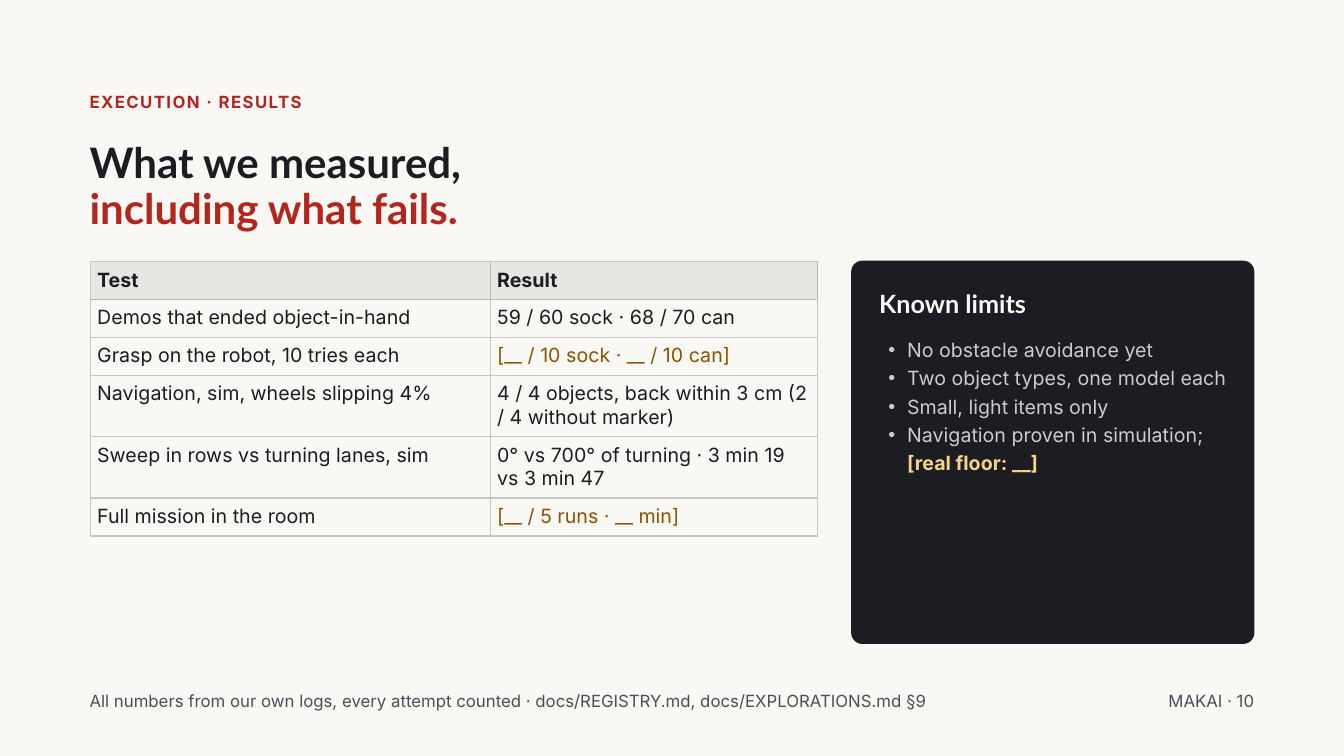
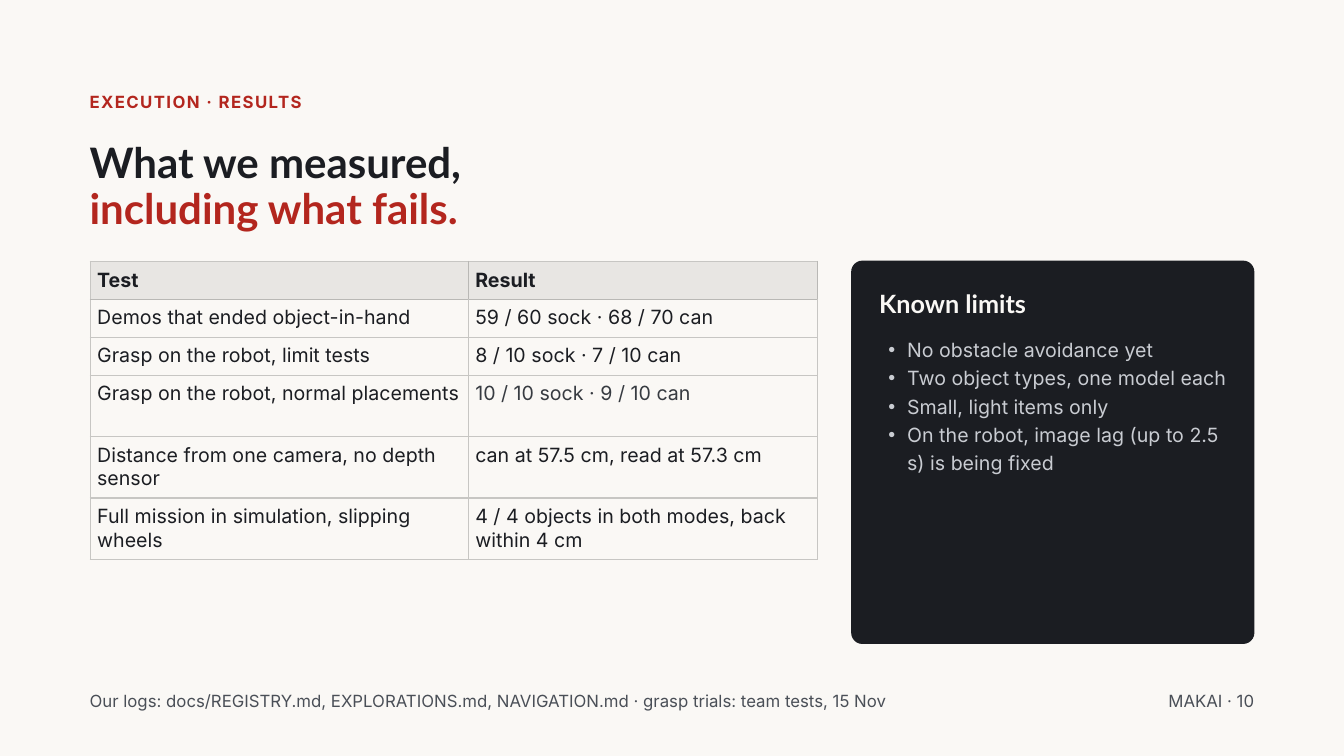
Before and after one commit to AliGhemires/MAKAI, a slide deck: slide 9 of MAKAI pitch.pptx. Drawn at 1344x756 pixels with LibreOffice and Linux fonts; fonts in the diff are those of the drawing. Boxes give left, top, right and bottom in pixels: in the first picture for what was removed or moved away, otherwise in the second. Text is boxed around its words. In the diff, an @@ line names an element or a change of style, - is before the commit and + after.

```diff
--- a/MAKAI pitch.pptx
+++ b/MAKAI pitch.pptx
@@ table at (91,261,818,560) @@
-row 3, column 1: Grasp on the robot, 10 tries each
+row 3, column 1: Grasp on the robot, limit tests
-row 3, column 2: [__ / 10 sock · __ / 10 can]
+row 3, column 2: 8 / 10 sock · 7 / 10 can
-row 4, column 1: Navigation, sim, wheels slipping 4%
+row 4, column 1: Grasp on the robot, normal placements
-row 4, column 2: 4 / 4 objects, back within 3 cm (2 / 4 without marker)
+row 4, column 2: 10 / 10 sock · 9 / 10 can
-row 5, column 1: Sweep in rows vs turning lanes, sim
+row 5, column 1: Distance from one camera, no depth sensor
-row 5, column 2: 0° vs 700° of turning · 3 min 19 vs 3 min 47
+row 5, column 2: can at 57.5 cm, read at 57.3 cm
-row 6, column 1: Full mission in the room
+row 6, column 1: Full mission in simulation, slipping wheels
-row 6, column 2: [__ / 5 runs · __ min]
+row 6, column 2: 4 / 4 objects in both modes, back within 4 cm
@@ text at (907,427,1219,474): text changed @@
-• Navigation proven in simulation; [real floor: __]
+• On the robot, image lag (up to 2.5 s) is being fixed
@@ text at (90,694,886,711): text changed @@
-All numbers from our own logs, every attempt counted · docs/REGISTRY.md, docs/EXPLORATIONS.md §9
+Our logs: docs/REGISTRY.md, EXPLORATIONS.md, NAVIGATION.md · grasp trials: team tests, 15 Nov
```
Also in this commit, not shown: 6 other slides changed, 1 slide added, 7 other files.
